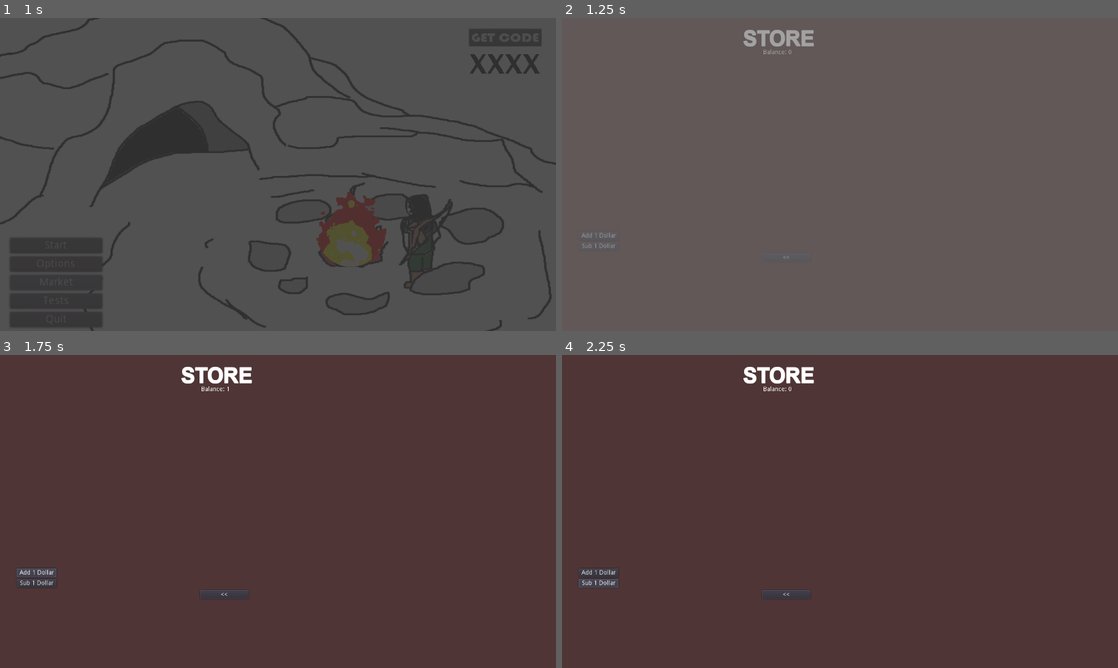
Above: before the commit, frames 1-4 (two rows, left to right).
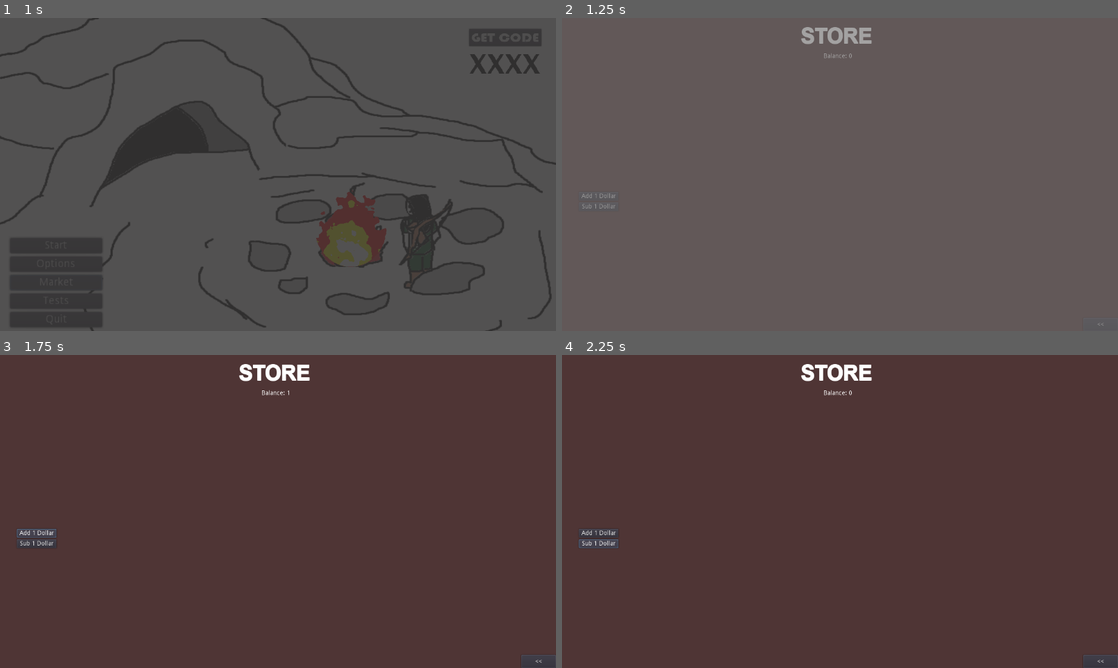
Above: after the commit, the same moments.

Repository: rwyndrum4/MENDAX
Game: Godot game, scene res://Scenes/mainMenu/mainMenu.tscn
Two runs of this game, one before a commit and one after it. Both use one fixed random seed, a clock stepped at 60 frames per second and the inputs below.
Inputs:
- Up to frame 1 (1 s): click "Market" at 0.5 s
- Up to frame 2 (1.25 s): no input
- Up to frame 3 (1.75 s): click "Add 1 Dollar" at 1.25 s
- Up to frame 4 (2.25 s): click "Sub 1 Dollar" at 2 s

Frame 1 is identical in both runs. In frame 2, 0.9% of the frame differs, in the area x 3-98%, y 2-99%; in frame 3, 1.4%; in frame 4, 1.5%, in the area x 3-100%, y 2-100%.

Commit message:
Added anchoring to Store

Diff:
--- a/game/StoreElements/StoreVars.tscn
+++ b/game/StoreElements/StoreVars.tscn
@@ -14,28 +14,32 @@
 [node name="Node" type="Node"]
 script = ExtResource( 1 )
 
-[node name="Node2D" type="Node2D" parent="."]
+[node name="Node2D" type="Control" parent="."]
+anchor_right = 1.0
+anchor_bottom = 1.0
 
 [node name="ColorRect" type="ColorRect" parent="Node2D"]
 anchor_right = 1.0
 anchor_bottom = 1.0
-margin_right = 1281.0
-margin_bottom = 720.0
 color = Color( 0.309804, 0.207843, 0.207843, 1 )
 
 [node name="BalanceText" type="RichTextLabel" parent="Node2D"]
-margin_left = 463.0
-margin_top = 72.0
-margin_right = 554.0
-margin_bottom = 111.0
+anchor_left = 0.5
+anchor_right = 0.5
+margin_left = -38.0
+margin_top = 80.919
+margin_right = 72.0
+margin_bottom = 145.919
 text = "asdf"
 script = ExtResource( 2 )
 
 [node name="VBoxContainer" type="VBoxContainer" parent="Node2D"]
+anchor_top = 1.0
+anchor_bottom = 1.0
 margin_left = 39.0
-margin_top = 491.0
+margin_top = -320.0
 margin_right = 130.0
-margin_bottom = 535.0
+margin_bottom = -276.0
 
 [node name="addMoney" type="Button" parent="Node2D/VBoxContainer"]
 margin_right = 91.0
@@ -49,17 +53,21 @@
 text = "Sub 1 Dollar"
 
 [node name="Back2Menu" type="Button" parent="Node2D"]
-margin_left = 461.0
-margin_top = 541.0
-margin_right = 572.0
-margin_bottom = 561.0
+anchor_left = 1.0
+anchor_top = 1.0
+anchor_right = 1.0
+anchor_bottom = 1.0
+margin_left = -80.0
+margin_top = -30.0
 text = "<<"
 
 [node name="RichTextLabel" type="RichTextLabel" parent="."]
-margin_left = 417.0
-margin_top = 20.0
-margin_right = 589.0
-margin_bottom = 84.0
+anchor_left = 0.5
+anchor_right = 0.5
+margin_left = -90.0
+margin_top = 14.0
+margin_right = 110.0
+margin_bottom = 99.0
 custom_fonts/normal_font = SubResource( 1 )
 text = "STORE"
 
@@ -72,8 +80,5 @@
 volume_db = -27.092
 
 [connection signal="pressed" from="Node2D/VBoxContainer/addMoney" to="." method="_on_addMoney_pressed"]
-[connection signal="pressed" from="Node2D/VBoxContainer/addMoney" to="." method="_on_Button_pressed"]
 [connection signal="pressed" from="Node2D/VBoxContainer/subMoney" to="." method="_on_subMoney_pressed"]
-[connection signal="pressed" from="Node2D/VBoxContainer/subMoney" to="." method="_on_Button_pressed"]
 [connection signal="pressed" from="Node2D/Back2Menu" to="." method="_on_Back2Menu_pressed"]
-[connection signal="script_changed" from="tavernbg" to="." method="_on_tavernbg_script_changed"]
